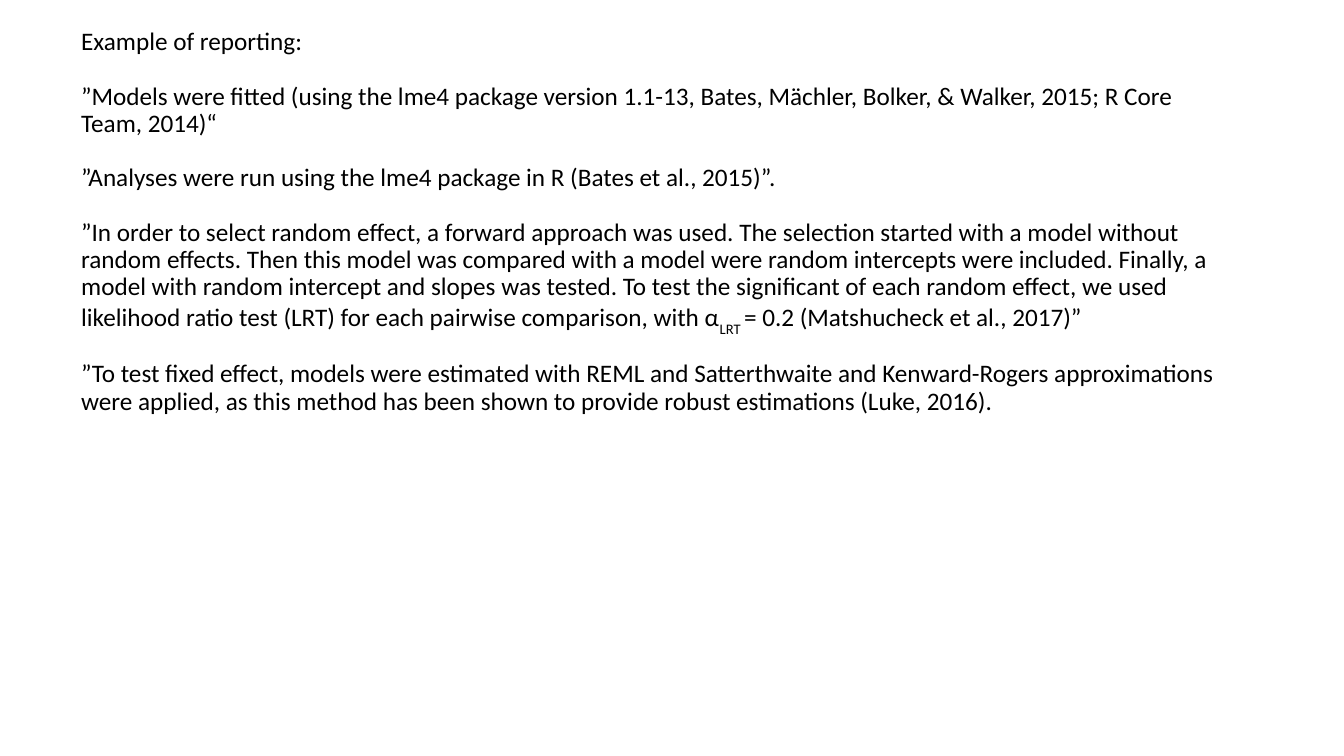
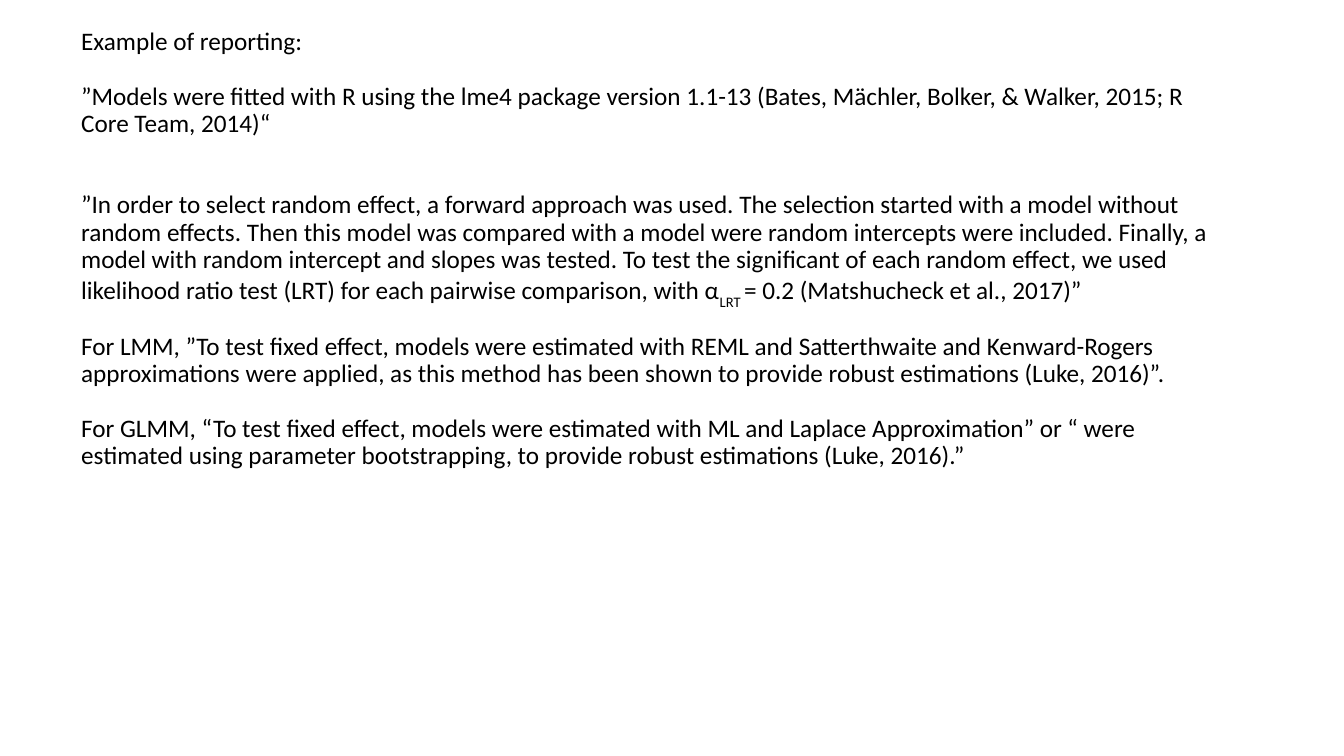
Before and after one commit to FPupillo/LMM_workshop, a slide deck: slide 87 of PPT_LMM.odp (slide 75 before the commit). Drawn at 1344x756 pixels with LibreOffice and Linux fonts; fonts in the diff are those of the drawing. Boxes give left, top, right and bottom in pixels: in the first picture for what was removed or moved away, otherwise in the second. Text is boxed around its words. In the diff, an @@ line names an element or a change of style, - is before the commit and + after.

Commit message:
updated code and slides

```diff
--- a/PPT_LMM.odp
+++ b/PPT_LMM.odp
@@ title at (81, 32, 1206, 469): text changed @@
-Example of reporting:
-”Models were fitted (using the lme4 package version 1.1-13, Bates, Mächler, Bolker, & Walker, 2015; R Core Team, 2014)“
-”Analyses were run using the lme4 package in R (Bates et al., 2015)”.
-”In order to select random effect, a forward approach was used. The selection started with a model without random effects. Then this model was compared with a model were random intercepts were included. Finally, a model with random intercept and slopes was tested. To test the significant of each random effect, we used likelihood ratio test (LRT) for each pairwise comparison, with αLRT = 0.2 (Matshucheck et al., 2017)”
-”To test fixed effect, models were estimated with REML and Satterthwaite and Kenward-Rogers approximations were applied, as this method has been shown to provide robust estimations (Luke, 2016).
+Example of reporting:
+”Models were fitted with R using the lme4 package version 1.1-13 (Bates, Mächler, Bolker, & Walker, 2015; R Core Team, 2014)“
+”In order to select random effect, a forward approach was used. The selection started with a model without random effects. Then this model was compared with a model were random intercepts were included. Finally, a model with random intercept and slopes was tested. To test the significant of each random effect, we used likelihood ratio test (LRT) for each pairwise comparison, with αLRT = 0.2 (Matshucheck et al., 2017)”
+For LMM, ”To test fixed effect, models were estimated with REML and Satterthwaite and Kenward-Rogers approximations were applied, as this method has been shown to provide robust estimations (Luke, 2016)”.
+For GLMM, “To test fixed effect, models were estimated with ML and Laplace Approximation” or “ were estimated using parameter bootstrapping, to provide robust estimations (Luke, 2016).”
```
Also in this commit, not shown: 8 other slides changed, 13 slides added, 1 slide removed, 17 other files.
